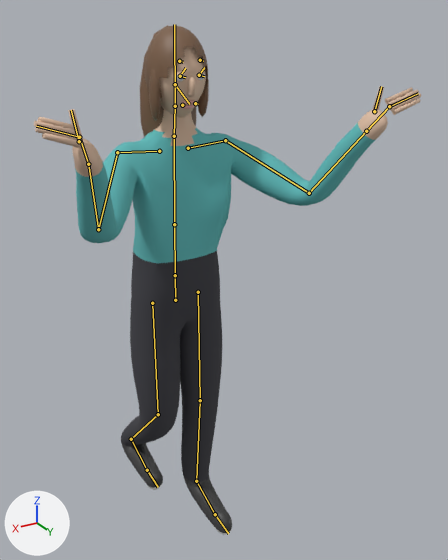
The Blender file source_art/char_stranger_a.blend: old version first, new version second.
The view is the same before and after, from a 50 mm lens placed at (0.78, 1.592, 1.698), pointed at (-0.115, 0.101, 0.952). Lighting does not change. The marker at lower left points along +X, +Y and +Z. The picture after the commit comes second. Both versions are drawn at frame 0 of the action 'carry'; the numbers are the values there. The bones that bend it are drawn over the model as lines.

Names of what the first picture shows: 'stranger_a_Mesh'.
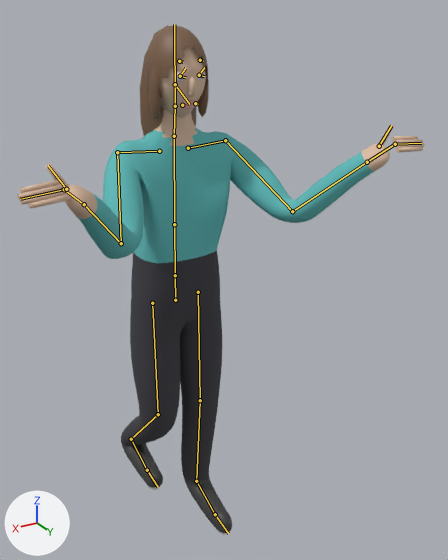
Changed parts and their boxes (x1, y1, x2, y2) in the pictures (448 x 560 px):
'stranger_a_Mesh', posed
    before: (34, 25, 421, 535)
    after: (17, 25, 424, 535)
bone 'UpperArm.R', root to tip
    before: (117, 152) to (98, 229)
    after: (117, 152) to (121, 243)
bone 'UpperArm.L', root to tip
    before: (225, 140) to (309, 193)
    after: (225, 140) to (292, 211)

The change in detail:
Bone 'UpperArm.R' (bone_upperarm_r) turns from (56, 12, 28) to (47, 18, 46) degrees about its own x, y and z.
Bone 'UpperArm.L' (bone_upperarm_l) turns from (56, -12, -28) to (47, -18, -46) degrees about its own x, y and z.
